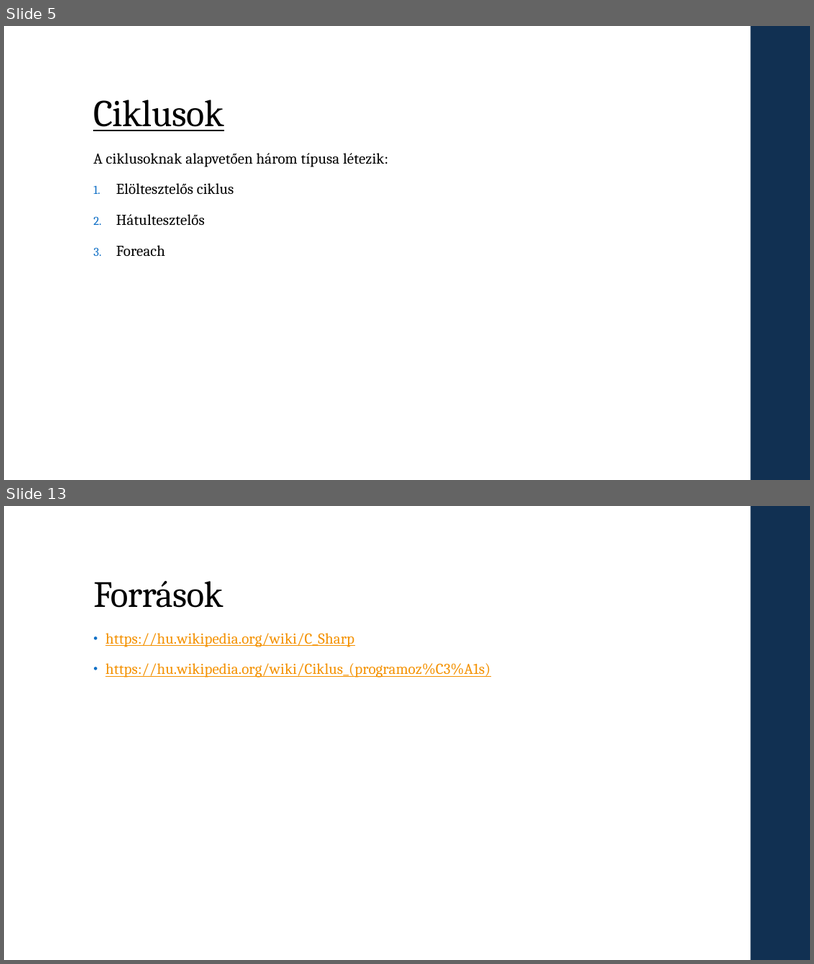
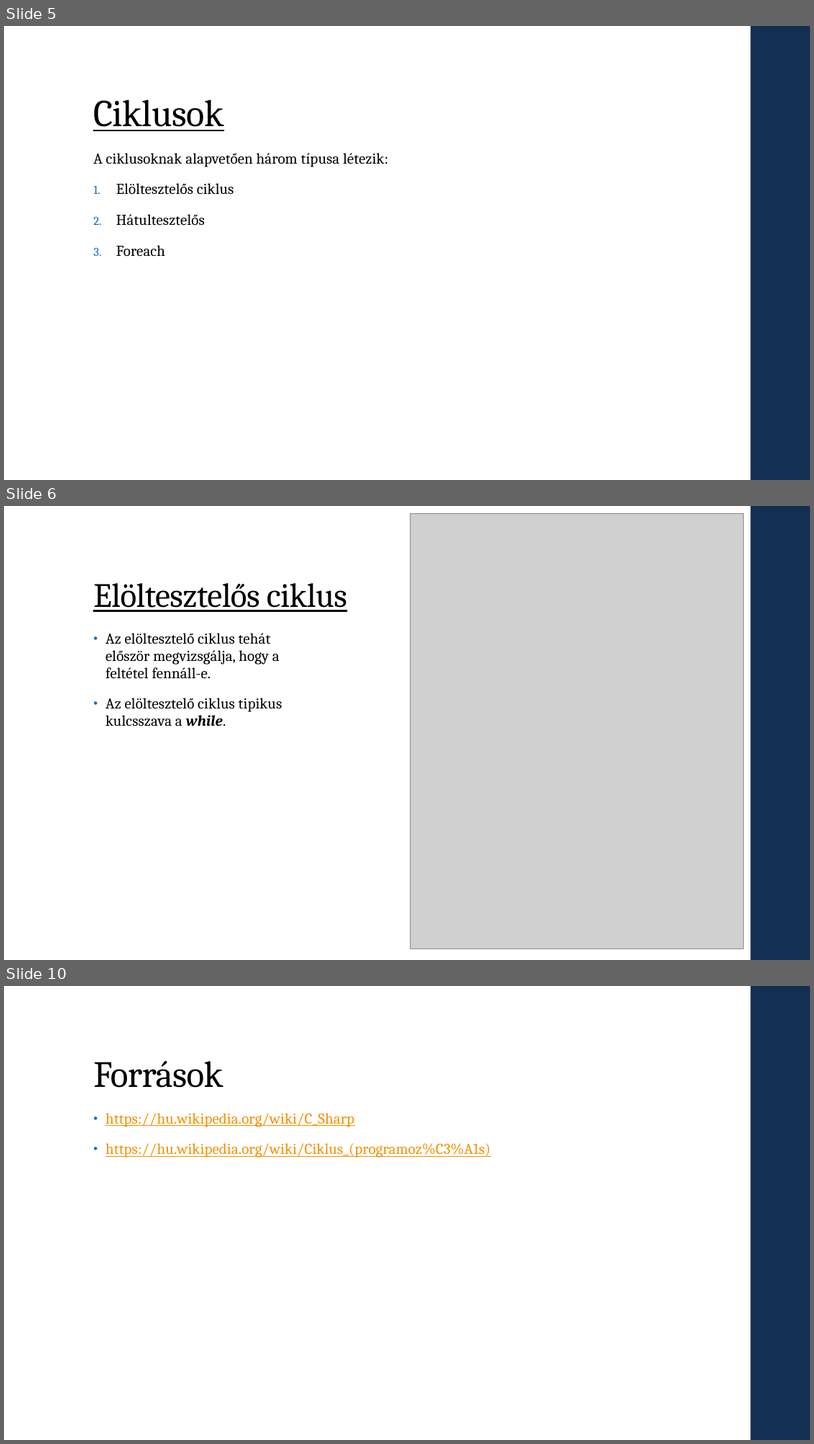
Before and after one commit to dudaslevente/Paprika, a slide deck: Beadandó.pptx. Shown one above the other, each under a label of ours: slides 5 and 13 before the commit, slides 5, 6 and 10 after it; the slides between them are not shown. The pictures are 814x964 and 814x1444 pixels, drawn with LibreOffice and Linux fonts; fonts in the diff are those of the drawing; grey boxes stand for pictures. Boxes give left, top, right and bottom in pixels: in the first picture for what was removed or moved away, otherwise in the second. Text is boxed around its words. In the diff, an @@ line names an element or a change of style, - is before the commit and + after.

Commit message:
ppT

```diff
--- a/Beadandó.pptx
+++ b/Beadandó.pptx
@@ slide 6 added at bbox=[4, 506, 810, 960], background #FFFFFF; not listed: 1 template element that a slide beside it also shows @@
@@ picture added at bbox=[411, 514, 744, 949] @@
@@ title added at bbox=[93, 583, 347, 612], 40.5 pt, text #000000, underline @@
+Elöltesztelős ciklus
@@ text added at bbox=[106, 633, 283, 726], 18 pt, text #000000 @@
+• Az elöltesztelő ciklus tehát először megvizsgálja, hogy a feltétel fennáll-e.
+• Az elöltesztelő ciklus tipikus kulcsszava a while.
@@ what was slide 13 is now slide 10 @@
```
Also in this commit, not shown: 3 other slides added, 6 slides removed.
